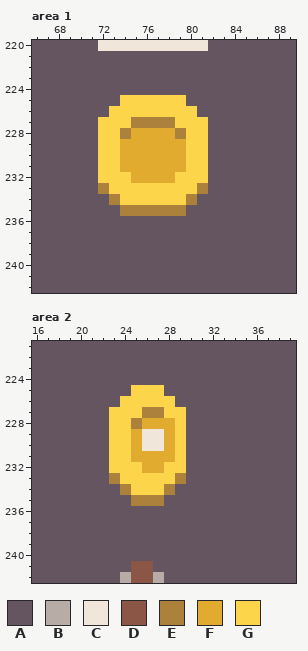
Pixel-art file: Assets/Yaya/Artwork/Prop/Item.ase. That is the earlier state.
256x256 pixels, 1 frame. Colours within 5 levels of each other are drawn and written as one. Shown: area 1: x 66..89, y 220..242; area 2: x 16..39, y 221..242. The commit also changed other parts of the picture, which this record leaves out.
Visible layers, top first: "Item", "Background".
Palette (. is transparent): A #655561  B #b8aca7  C #f0e6da  D #8c5646  E #ac813b  F #e1ab30  G #fcd54a
Pixels before, area 1, first column x 66:
220 AAAAAACCCCCCCCCCAAAAAAAA
221 AAAAAAAAAAAAAAAAAAAAAAAA
222 AAAAAAAAAAAAAAAAAAAAAAAA
223 AAAAAAAAAAAAAAAAAAAAAAAA
224 AAAAAAAAAAAAAAAAAAAAAAAA
225 AAAAAAAAGGGGGGAAAAAAAAAA
226 AAAAAAAGGGGGGGGAAAAAAAAA
227 AAAAAAGGGEEEEGGGAAAAAAAA
228 AAAAAAGGEFFFFEGGAAAAAAAA
229 AAAAAAGGFFFFFFGGAAAAAAAA
230 AAAAAAGGFFFFFFGGAAAAAAAA
231 AAAAAAGGFFFFFFGGAAAAAAAA
232 AAAAAAGGGFFFFGGGAAAAAAAA
233 AAAAAAEGGGGGGGGEAAAAAAAA
234 AAAAAAAEGGGGGGEAAAAAAAAA
235 AAAAAAAAEEEEEEAAAAAAAAAA
236 AAAAAAAAAAAAAAAAAAAAAAAA
237 AAAAAAAAAAAAAAAAAAAAAAAA
238 AAAAAAAAAAAAAAAAAAAAAAAA
239 AAAAAAAAAAAAAAAAAAAAAAAA
240 AAAAAAAAAAAAAAAAAAAAAAAA
241 AAAAAAAAAAAAAAAAAAAAAAAA
242 AAAAAAAAAAAAAAAAAAAAAAAA
Pixels before, area 2, first column x 16:
221 AAAAAAAAAAAAAAAAAAAAAAAA
222 AAAAAAAAAAAAAAAAAAAAAAAA
223 AAAAAAAAAAAAAAAAAAAAAAAA
224 AAAAAAAAAAAAAAAAAAAAAAAA
225 AAAAAAAAAGGGAAAAAAAAAAAA
226 AAAAAAAAGGGGGAAAAAAAAAAA
227 AAAAAAAGGGEEGGAAAAAAAAAA
228 AAAAAAAGGEFFFGAAAAAAAAAA
229 AAAAAAAGGFCCFGAAAAAAAAAA
230 AAAAAAAGGFCCFGAAAAAAAAAA
231 AAAAAAAGGFFFFGAAAAAAAAAA
232 AAAAAAAGGGFFGGAAAAAAAAAA
233 AAAAAAAEGGGGGEAAAAAAAAAA
234 AAAAAAAAEGGGEAAAAAAAAAAA
235 AAAAAAAAAEEEAAAAAAAAAAAA
236 AAAAAAAAAAAAAAAAAAAAAAAA
237 AAAAAAAAAAAAAAAAAAAAAAAA
238 AAAAAAAAAAAAAAAAAAAAAAAA
239 AAAAAAAAAAAAAAAAAAAAAAAA
240 AAAAAAAAAAAAAAAAAAAAAAAA
241 AAAAAAAAADDAAAAAAAAAAAAA
242 AAAAAAAABDDBAAAAAAAAAAAA
The same view after the edit:
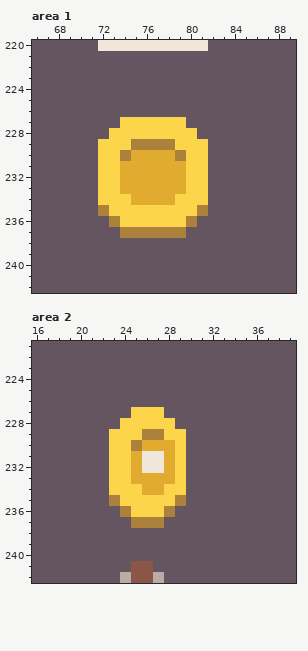
Difference:
Area 1, layer "Item":
Colour G gives way to colour A in row 225 at x 74 to 79; in row 226 at x 73 to 80; in row 227 at x 72 to 73 and 80 to 81; in row 228 at x 72 and 81.
Colour A gives way to colour E in row 235 at x 72 and 81; in row 236 at x 73 and 80; in row 237 at x 74 to 79.
Colour F gives way to colour E in row 229 at x 75 to 78; in row 230 at x 74 and 79.
Colour G gives way to colour F in row 232 at x 74 and 79; in row 233 at x 74 to 79; in row 234 at x 75 to 78.
Colour A gives way to colour G in row 234 at x 72 and 81; in row 235 at x 73 and 80; in row 236 at x 74 to 79.
Colour E gives way to colour G in row 227 at x 75 to 78; in row 228 at x 74 and 79; in row 233 at x 72 and 81; in row 234 at x 73 and 80; in row 235 at x 74 to 79.
Colour F gives way to colour G in row 228 at x 75 to 78; in row 229 at x 74 and 79.
Area 2, layer "Item":
Colour G gives way to colour A in row 225 at x 25 to 27; in row 226 at x 24 to 28; in row 227 at x 23 to 24 and 28 to 29; in row 228 at x 23 and 29.
Colour F gives way to colour C in rows 231 to 232 at x 26 to 27.
Colour A gives way to colour E in row 235 at x 23 and 29; in row 236 at x 24 and 28; in row 237 at x 25 to 27.
Colour C gives way to colour E in row 229 at x 26 to 27.
Colour F gives way to colour E in row 230 at x 25.
Colour C gives way to colour F in row 230 at x 26 to 27.
Colour G gives way to colour F in row 232 at x 25 and 28; in row 233 at x 25 to 28; in row 234 at x 26 to 27.
Colour A gives way to colour G in row 234 at x 23 and 29; in row 235 at x 24 and 28; in row 236 at x 25 to 27.
Colour E gives way to colour G in row 227 at x 26 to 27; in row 228 at x 25; in row 233 at x 23 and 29; in row 234 at x 24 and 28; in row 235 at x 25 to 27.
Colour F gives way to colour G in row 228 at x 26 to 28; in row 229 at x 25 and 28.
Boxes around the changes in both pictures, in picture pixels (x1, y1, x2, y2):
changed: (98, 95, 208, 238)
changed: (109, 385, 186, 528)
